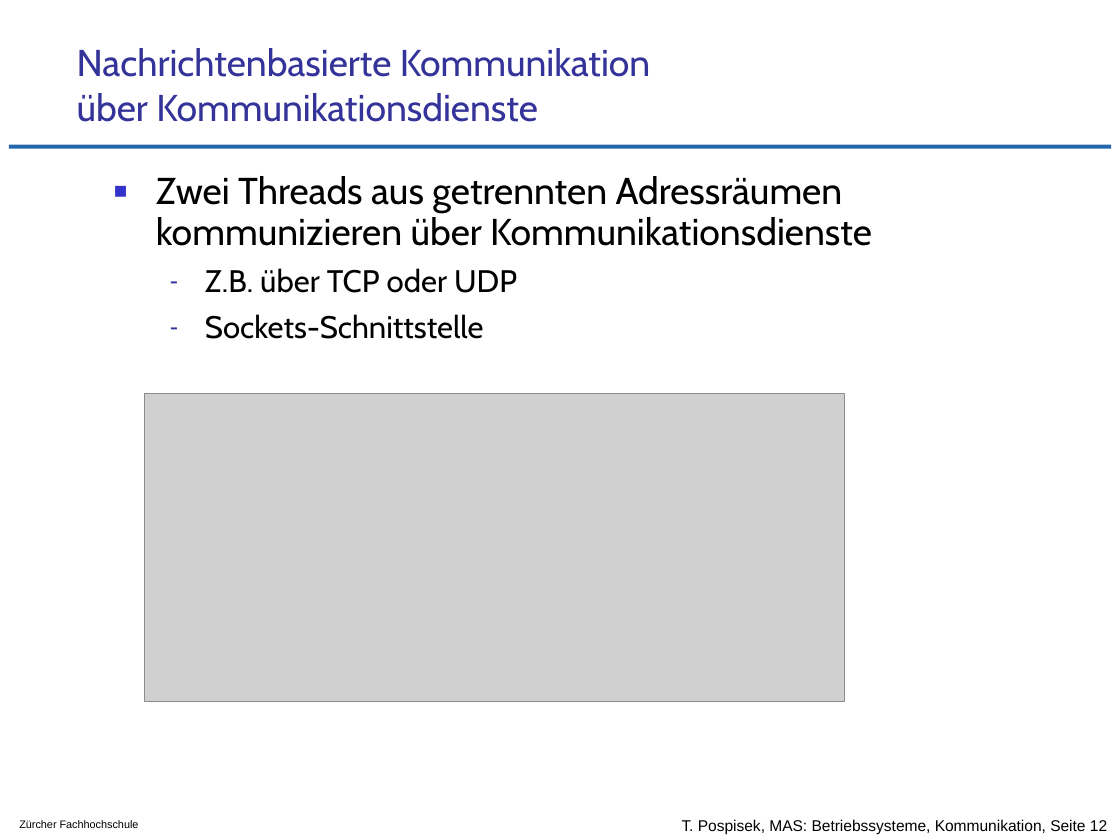
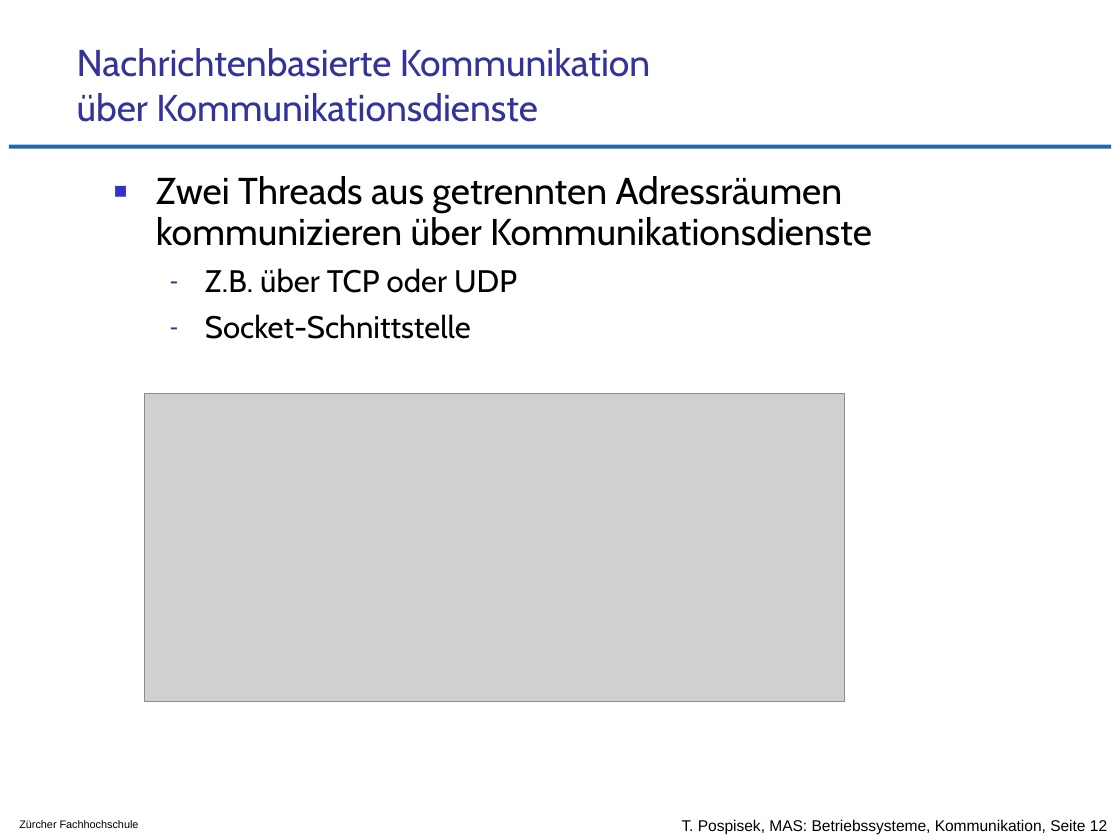
Before and after one commit to tpo/betriebssysteme, a slide deck: slide 12 of 09_Kommunikation_von_Prozessen_und_Threads.odp. Drawn at 1120x840 pixels with LibreOffice and Linux fonts; fonts in the diff are those of the drawing; grey boxes stand for pictures; background and template pictures are left out. Boxes give left, top, right and bottom in pixels: in the first picture for what was removed or moved away, otherwise in the second. Text is boxed around its words. In the diff, an @@ line names an element or a change of style, - is before the commit and + after.

```diff
--- a/09_Kommunikation_von_Prozessen_und_Threads.odp
+++ b/09_Kommunikation_von_Prozessen_und_Threads.odp
@@ text at (205,314,471,339): text changed @@
-  – Sockets-Schnittstelle
+  – Socket-Schnittstelle
```
Also in this commit, not shown: 1 other file.
